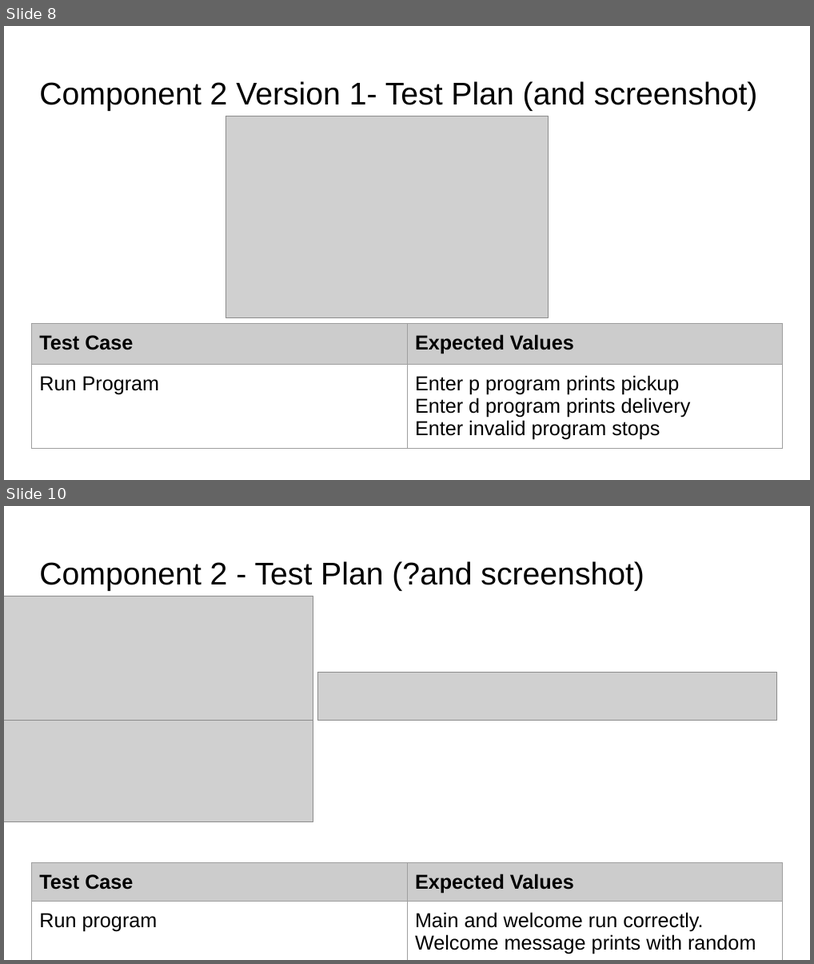
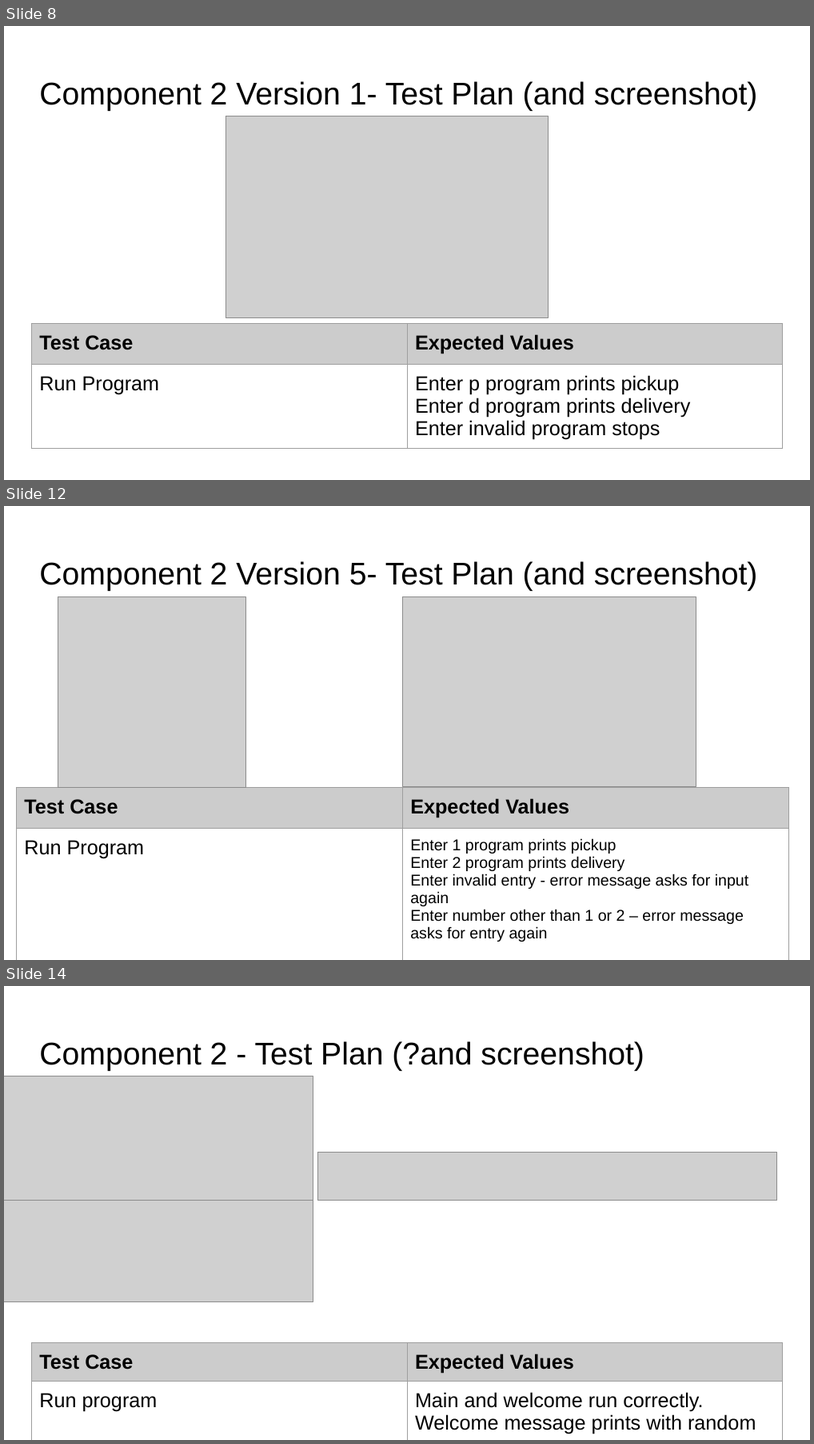
Before and after one commit to levinelson69/pizza_bot, a slide deck: 022_91893+_+91897+Documentation.pptx. Shown one above the other, each under a label of ours: slides 8 and 10 before the commit, slides 8, 12 and 14 after it; the slides between them are not shown. The pictures are 814x964 and 814x1444 pixels, drawn with LibreOffice and Linux fonts; fonts in the diff are those of the drawing; grey boxes stand for pictures. Boxes give left, top, right and bottom in pixels: in the first picture for what was removed or moved away, otherwise in the second. Text is boxed around its words. In the diff, an @@ line names an element or a change of style, - is before the commit and + after.

Commit message:
Created pickup or delivery menu
Created print versions of menu refining it in version 4

```diff
--- a/022_91893+_+91897+Documentation.pptx
+++ b/022_91893+_+91897+Documentation.pptx
@@ slide 12 added at (4, 506, 810, 960), background #FFFFFF @@
@@ title added at (39, 561, 758, 591), 28 pt, text #000000 @@
+Component 2 Version 5- Test Plan (and screenshot)
@@ picture added at (58, 597, 246, 788) @@
@@ picture added at (402, 596, 697, 787) @@
@@ table added at (16, 788, 789, 960), 2 rows, 2 columns @@
+Test Case | Expected Values
+Run Program | Enter 1 program prints pickup / Enter 2 program prints delivery / Enter invalid entry - error message asks for input again / Enter number other than 1 or 2 – error message asks for entry again
@@ what was slide 10 is now slide 14 @@
```
Also in this commit, not shown: 2 slides changed, 3 other slides added, 2 other files.
